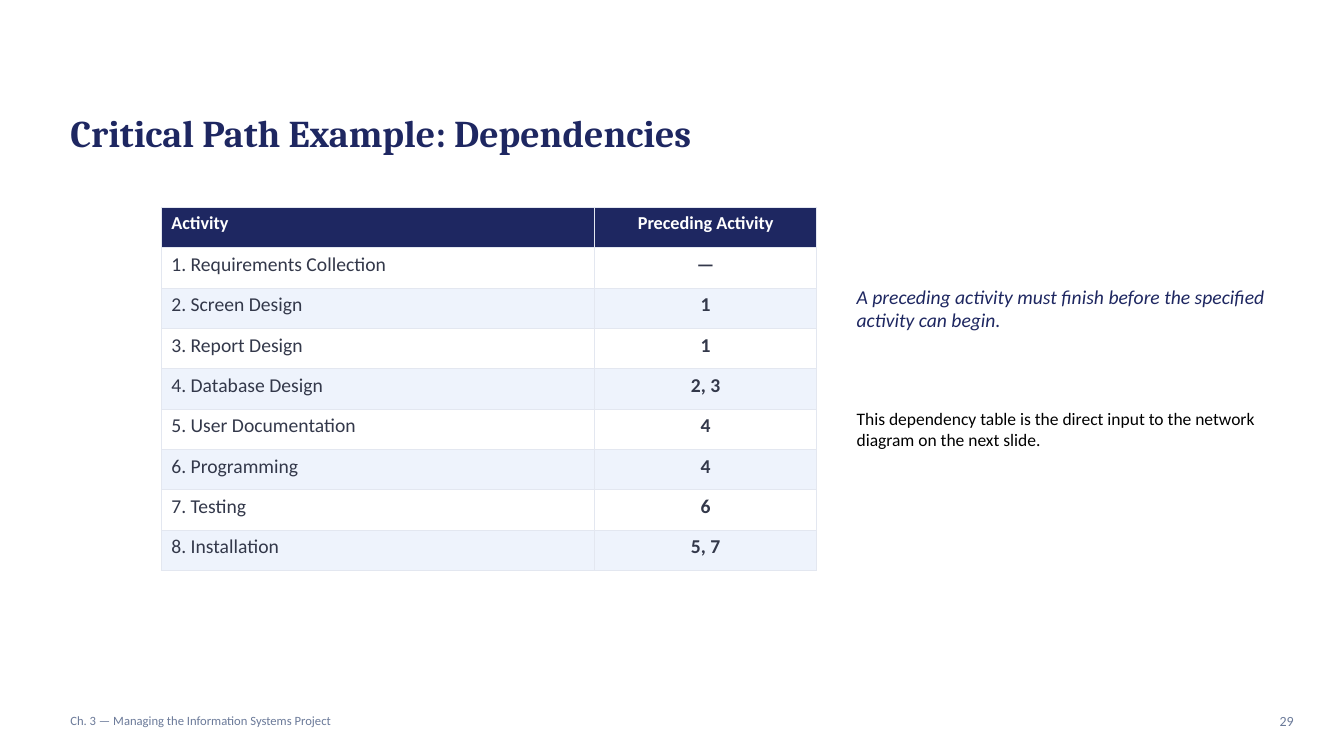
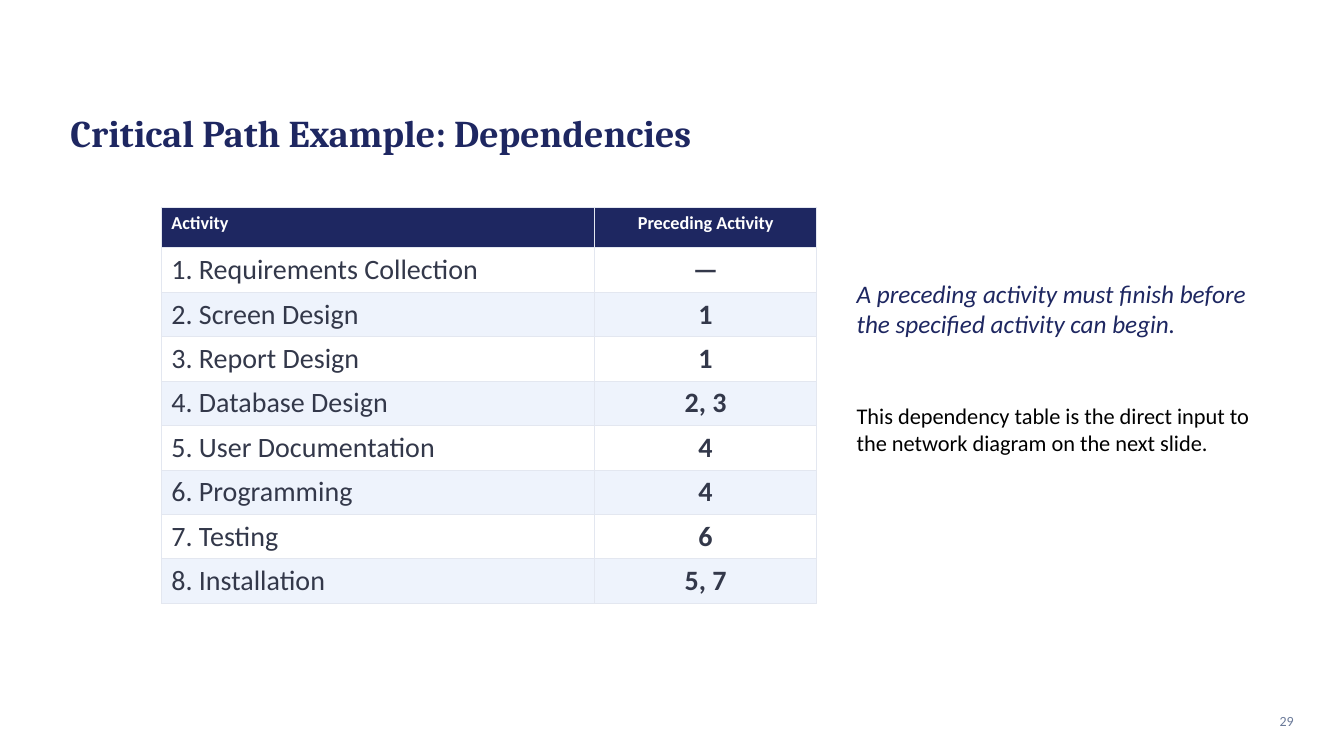
Before and after one commit to shakiliitju/Masters-in-IT, a slide deck: slide 26 of Chapter One 1448/IT 611_Advanced Information Systems Analysis and Design/Lectute Slides/hoffer_msad6e_ch03_updated.pptx. Drawn at 1344x756 pixels with LibreOffice and Linux fonts; fonts in the diff are those of the drawing. Boxes give left, top, right and bottom in pixels: in the first picture for what was removed or moved away, otherwise in the second. Text is boxed around its words. In the diff, an @@ line names an element or a change of style, - is before the commit and + after.

Commit message:
Update IT course lecture materials
Added updated lecture slide PDFs and PowerPoint files for IT 611 Systems Analysis and Design and IT 641 Data Management and Governance, including new Week 1 and revised chapter materials. Removed older ER/SQL lecture files that were superseded by the refreshed course content.

```diff
--- a/Chapter One 1448/IT 611_Advanced Information Systems Analysis and Design/Lectute Slides/hoffer_msad6e_ch03_updated.pptx
+++ b/Chapter One 1448/IT 611_Advanced Information Systems Analysis and Design/Lectute Slides/hoffer_msad6e_ch03_updated.pptx
@@ table at (x1=161, y1=208, x2=817, y2=598) @@
@@ size 14 to 20 pt in "1. Requirements Collection", "—", "2. Screen Design", "1" and 12 more places @@
@@ text "A preceding activity must finish ..." at (x1=857, y1=285, x2=1246, y2=338): size 14 to 18 pt @@
@@ text "This dependency table is the ..." at (x1=857, y1=408, x2=1249, y2=455): size 12.5 to 16 pt @@
@@ text removed at (x1=70, y1=716, x2=331, y2=727) @@
-Ch. 3 — Managing the Information Systems Project
```
Also in this commit, not shown: 24 other slides changed, 9 other files.
